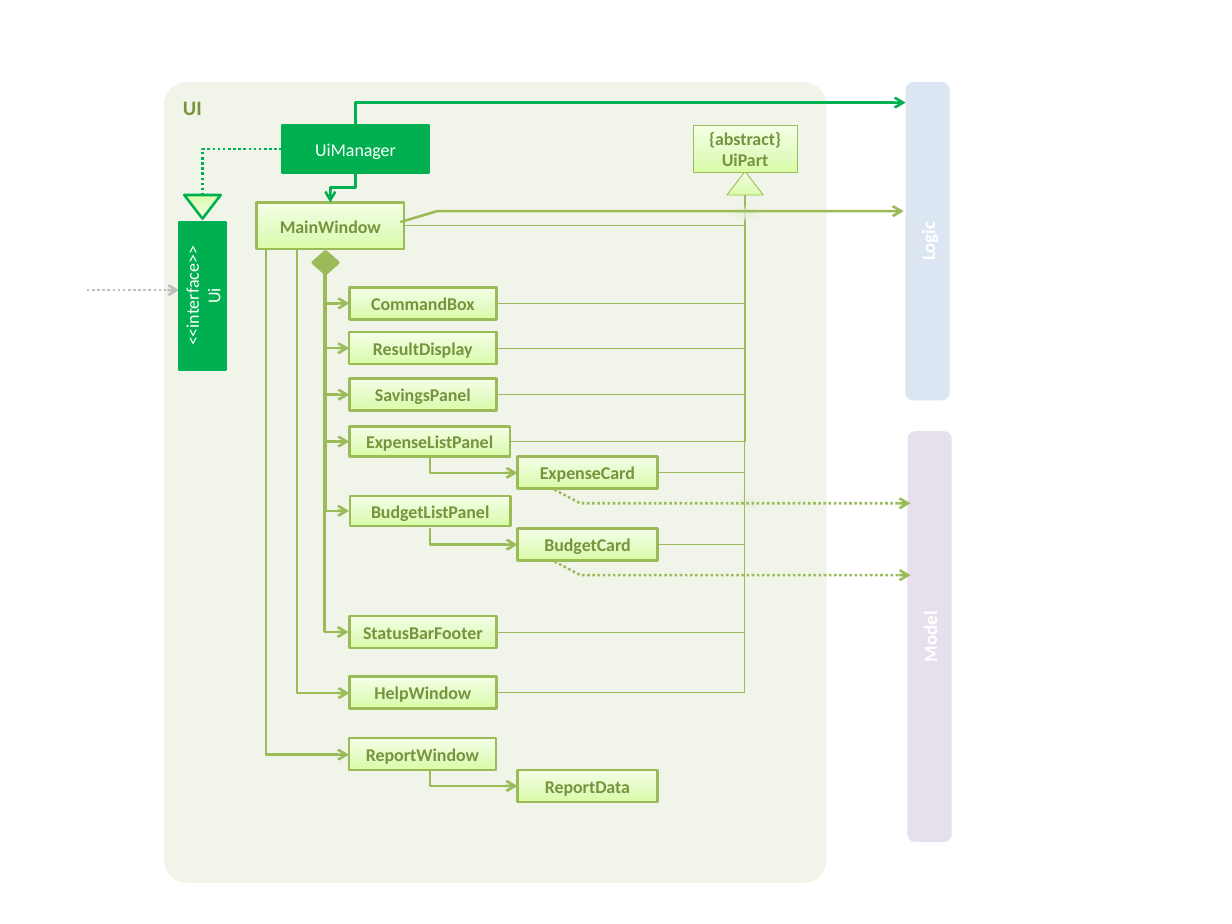
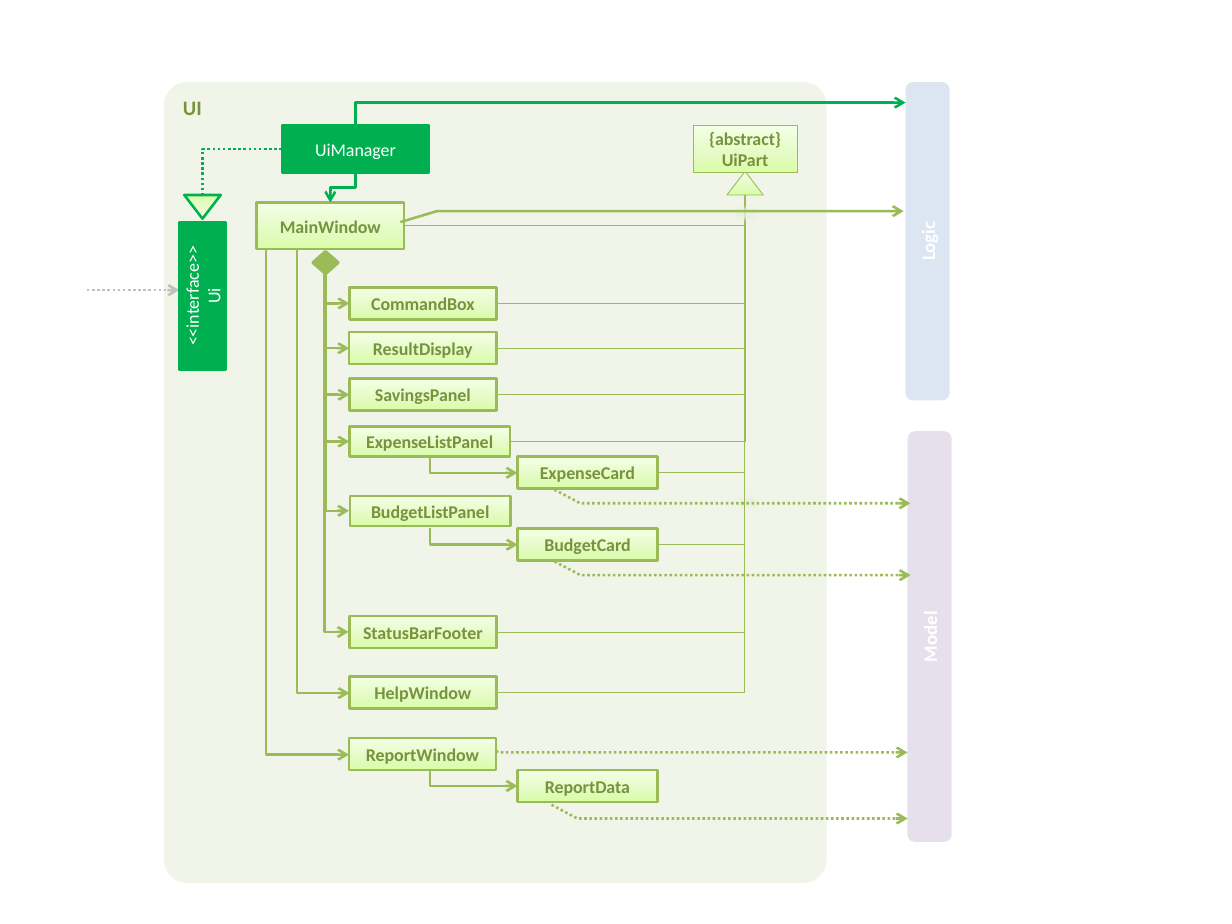
Before and after one commit to tehwenyi/main, a slide deck: slide 1 of docs/diagrams/UiComponentClassDiagram.pptx. Drawn at 1232x924 pixels with LibreOffice and Linux fonts; fonts in the diff are those of the drawing. Boxes give left, top, right and bottom in pixels: in the first picture for what was removed or moved away, otherwise in the second. Text is boxed around its words. In the diff, an @@ line names an element or a change of style, - is before the commit and + after.

```diff
--- a/docs/diagrams/UiComponentClassDiagram.pptx
+++ b/docs/diagrams/UiComponentClassDiagram.pptx
@@ freeform shape added at <box>471,747,908,753</box>, outline #9BBB59 1.5 pt dashed @@
@@ freeform shape added at <box>552,804,908,818</box>, outline #9BBB59 1.5 pt dashed @@
```
Also in this commit, not shown: 4 other files.
